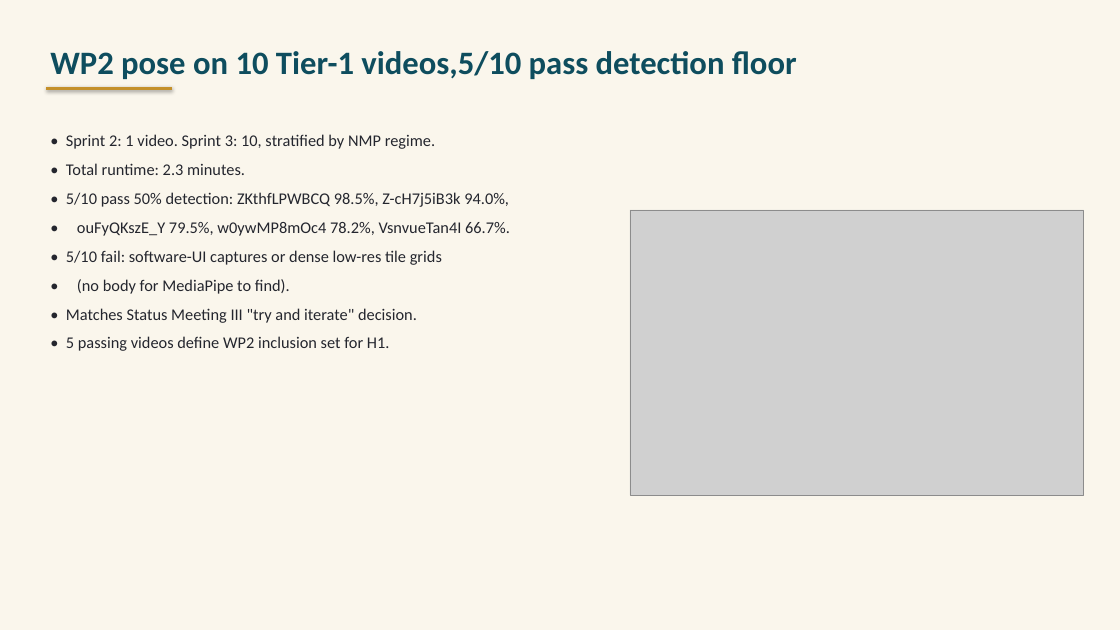
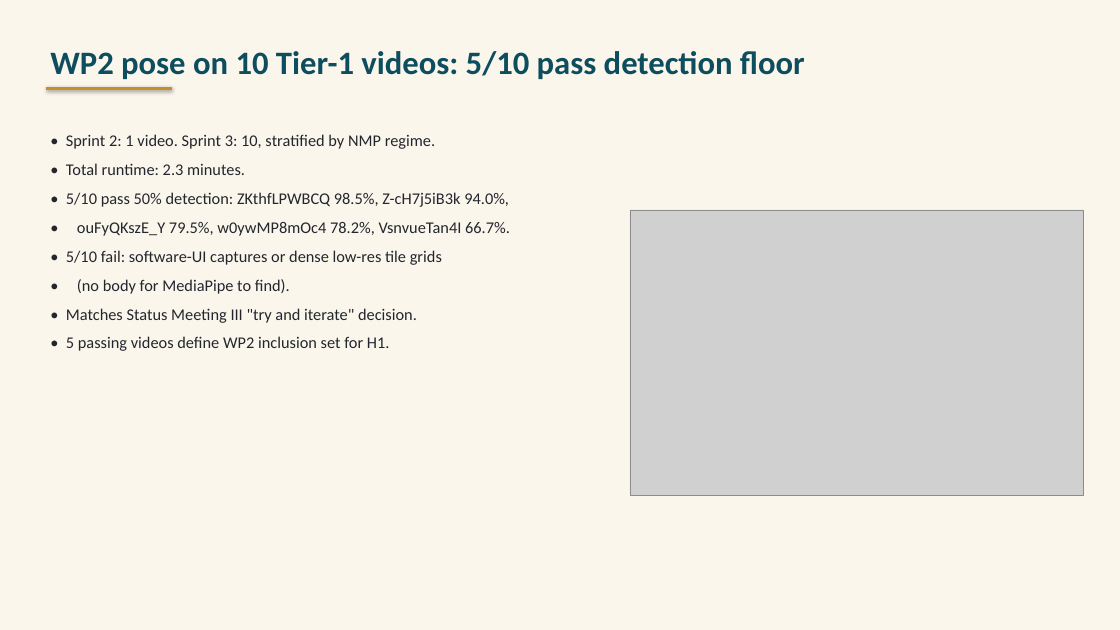
Before and after one commit to Zuraiz270/networked-choir-entanglement, a slide deck: slide 6 of output/jun11_status_meeting_iv.pptx. Drawn at 1120x630 pixels with LibreOffice and Linux fonts; fonts in the diff are those of the drawing; grey boxes stand for pictures. Boxes give left, top, right and bottom in pixels: in the first picture for what was removed or moved away, otherwise in the second. Text is boxed around its words. In the diff, an @@ line names an element or a change of style, - is before the commit and + after.

```diff
--- a/output/jun11_status_meeting_iv.pptx
+++ b/output/jun11_status_meeting_iv.pptx
@@ text at (50, 51, 805, 79): text changed @@
-WP2 pose on 10 Tier-1 videos,5/10 pass detection floor
+WP2 pose on 10 Tier-1 videos: 5/10 pass detection floor
```
Also in this commit, not shown: 7 other slides changed, 4 other files.
